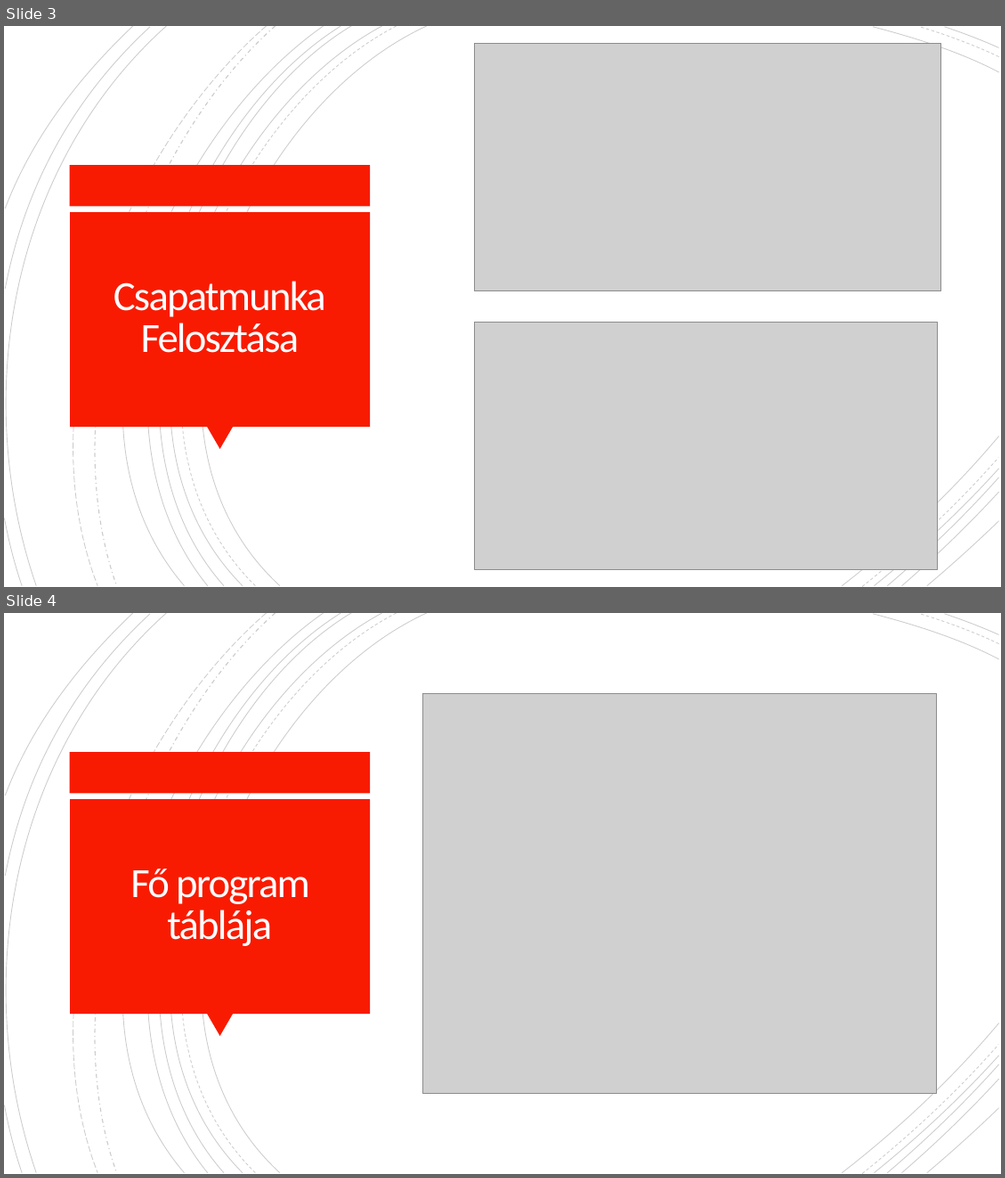
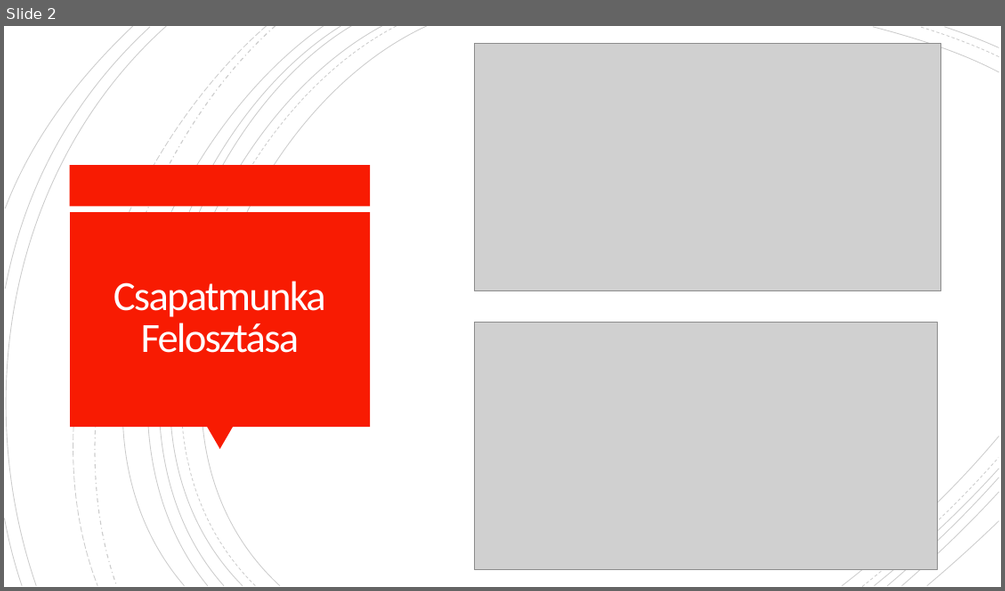
Before and after one commit to NAGYLF/Project-GAME, a slide deck: Csapatmunka.pptx. Shown one above the other, each under a label of ours: slides 3 and 4 before the commit, slide 2 after it. The pictures are 1005x1178 and 1005x591 pixels, drawn with LibreOffice and Linux fonts; fonts in the diff are those of the drawing; grey boxes stand for pictures. Boxes give left, top, right and bottom in pixels: in the first picture for what was removed or moved away, otherwise in the second. Text is boxed around its words. In the diff, an @@ line names an element or a change of style, - is before the commit and + after.

```diff
--- a/Csapatmunka.pptx
+++ b/Csapatmunka.pptx
@@ slide 4 removed at (4, 613, 1001, 1174), background #FFFFFF; not listed: 24 template elements that a slide beside it also shows @@
@@ picture removed at (423, 694, 937, 1093) @@
@@ title removed at (130, 868, 310, 946) @@
-Fő program táblája
@@ what was slide 3 is now slide 2 @@
```
Also in this commit, not shown: 2 slides changed, 3 slides added, 2 other slides removed.
